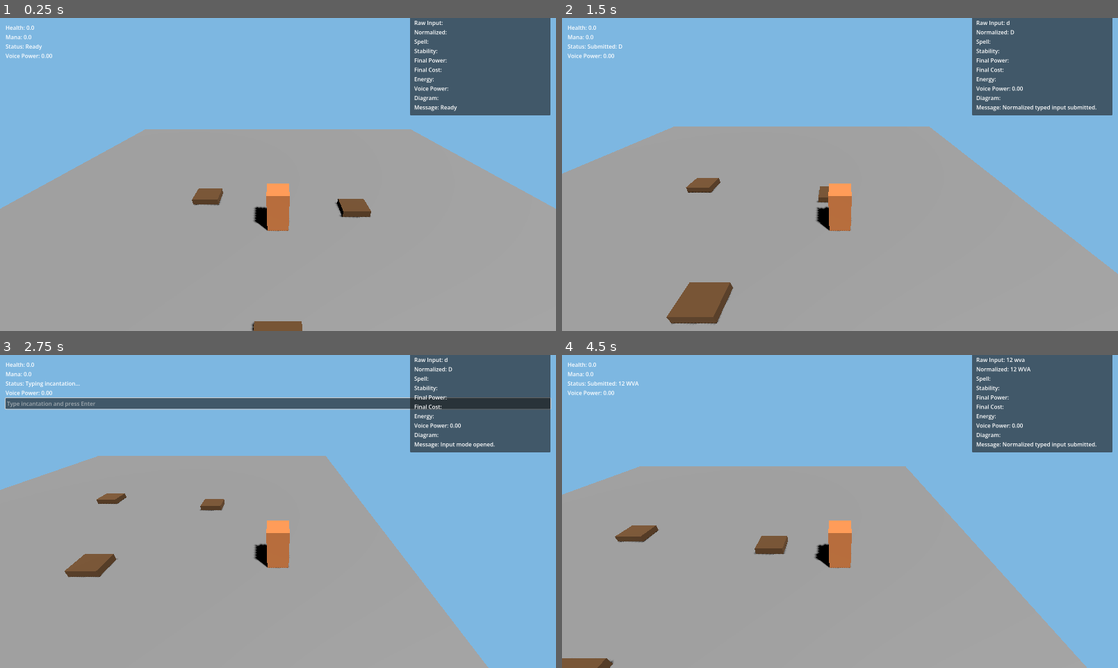
Above: before the commit, frames 1-4 (two rows, left to right).
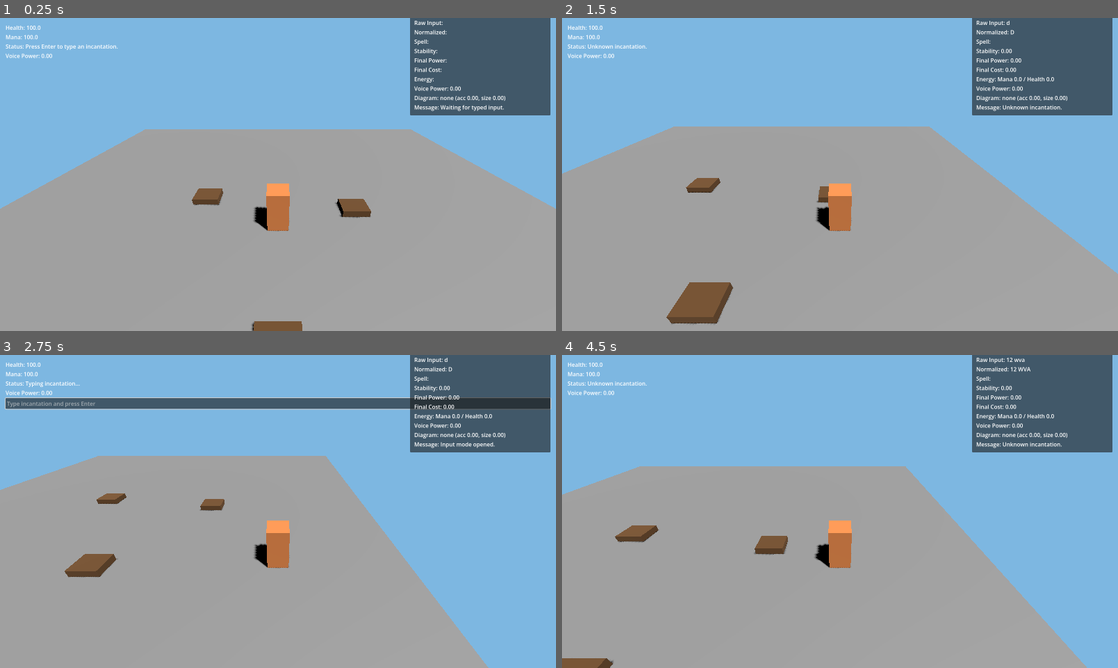
Above: after the commit, the same moments.

Repository: sh4d0w28/the-magic-engine
Game: Godot game, scene res://scenes/Main.tscn
Two runs of this game, one before a commit and one after it. Both use one fixed random seed, a clock stepped at 60 frames per second and the inputs below.
Inputs (mouse positions are in pixels of both pictures, inside the frame that each line leads up to):
- Up to frame 1 (0.25 s): no input
- Up to frame 2 (1.5 s): tap Enter at 0.5, 0.6 s; move the mouse to (962, 158) at 0.52 s; hold D 0.53-1.28 s; click (962, 158) at 0.67 s; move the mouse to (728, 190) at 1.27 s; hold S from 1.28 s (still down); tap V at 1.35 s
- Up to frame 3 (2.75 s): move the mouse to (333, 442) at 2.02 s; release S at 2.03 s; hold D from 2.03 s (still down); tap Enter at 2.1 s
- Up to frame 4 (4.5 s): release D at 2.75 s; click (840, 405) at 2.77 s; type "12" at 2.85 s; tap Space at 3.5 s; move the mouse to (812, 574) at 3.52 s; hold W 3.53-4.28 s; tap V at 3.6 s; click (812, 574) at 3.67 s; move the mouse to (1006, 558) at 4.27 s; hold A from 4.28 s (still down); tap Enter at 4.35 s

The runs differ from the first frame. In frame 1, 0.4% of the frame differs, in the area x 4-91%, y 2-30%; in frame 2, 0.5%; in frame 3, 0.3%; in frame 4, 0.5%, in the area x 4-97%, y 2-30%.
Error before the commit: Parse Error: Cannot infer the type of "missing_energy" variable because the value doesn't have a set type. (res://scripts/player/EnergySystem.gd:55)

Commit message:
fix: make project load cleanly in godot 4.6

Diff:
--- a/scripts/input/DiagramRecognizer.gd
+++ b/scripts/input/DiagramRecognizer.gd
@@ -1,10 +1,11 @@
 extends Node
+class_name DiagramRecognizer
 
 signal diagram_changed(diagram_result: Dictionary)
 
 var _is_drawing := false
 var _points: Array[Vector2] = []
-var _last_result := {
+var _last_result: Dictionary = {
 	"shape_type": "none",
 	"accuracy": 0.0,
 	"size": 0.0,
@@ -66,11 +67,11 @@
 		center += point
 
 	center /= float(_points.size())
-	var width := max_x - min_x
-	var height := max_y - min_y
-	var max_dimension := max(width, height)
-	var size := clamp(max_dimension / 300.0, 0.0, 1.0)
-	var closed := _points[0].distance_to(_points[_points.size() - 1]) <= max(20.0, max_dimension * 0.25)
+	var width: float = max_x - min_x
+	var height: float = max_y - min_y
+	var max_dimension: float = maxf(width, height)
+	var size: float = clampf(max_dimension / 300.0, 0.0, 1.0)
+	var closed: bool = _points[0].distance_to(_points[_points.size() - 1]) <= maxf(20.0, max_dimension * 0.25)
 
 	var radius_sum := 0.0
 	for point in _points:
@@ -80,7 +81,7 @@
 	var deviation_sum := 0.0
 	var central_point_count := 0
 	for point in _points:
-		var radius := point.distance_to(center)
+		var radius: float = point.distance_to(center)
 		deviation_sum += abs(radius - average_radius)
 		if radius <= average_radius * 0.35:
 			central_point_count += 1
@@ -88,8 +89,8 @@
 	if average_radius > 0.0:
 		radius_deviation = deviation_sum / float(_points.size()) / average_radius
 
-	var corner_count := _estimate_corner_count()
-	var central_ratio := float(central_point_count) / float(_points.size())
+	var corner_count: int = _estimate_corner_count()
+	var central_ratio: float = float(central_point_count) / float(_points.size())
 
 	if closed and central_ratio >= 0.12 and radius_deviation <= 0.55:
 		return {
@@ -129,12 +130,12 @@
 
 	var corner_count := 0
 	for index in range(2, _points.size() - 2, 3):
-		var previous_direction := (_points[index - 1] - _points[index - 2]).normalized()
-		var next_direction := (_points[index + 1] - _points[index]).normalized()
+		var previous_direction: Vector2 = (_points[index - 1] - _points[index - 2]).normalized()
+		var next_direction: Vector2 = (_points[index + 1] - _points[index]).normalized()
 		if previous_direction == Vector2.ZERO or next_direction == Vector2.ZERO:
 			continue
 
-		var turn_angle := abs(previous_direction.angle_to(next_direction))
+		var turn_angle: float = absf(previous_direction.angle_to(next_direction))
 		if turn_angle >= deg_to_rad(35.0):
 			corner_count += 1
 
--- a/scripts/input/InputController.gd
+++ b/scripts/input/InputController.gd
@@ -11,6 +11,10 @@
 	_hud.input_submitted.connect(_on_input_submitted)
 	_voice_power_tracker.voice_power_changed.connect(_on_voice_power_changed)
 	_diagram_recognizer.diagram_changed.connect(_on_diagram_changed)
+	call_deferred("_initialize_ui_state")
+
+
+func _initialize_ui_state() -> void:
 	_hud.set_status("Press Enter to type an incantation.")
 	_debug_panel.set_message("Waiting for typed input.")
 	_on_voice_power_changed(_voice_power_tracker.get_voice_power())
--- a/scripts/input/VoicePowerTracker.gd
+++ b/scripts/input/VoicePowerTracker.gd
@@ -1,4 +1,5 @@
 extends Node
+class_name VoicePowerTracker
 
 signal voice_power_changed(voice_power: float)
 
--- a/scripts/magic/MagicEngine.gd
+++ b/scripts/magic/MagicEngine.gd
@@ -13,7 +13,7 @@
 	if normalized_input.is_empty():
 		normalized_input = _spell_definitions.normalize_incantation(raw_input)
 
-	var spell_definition := _spell_definitions.get_spell_by_incantation(normalized_input)
+	var spell_definition: Dictionary = _spell_definitions.get_spell_by_incantation(normalized_input)
 	if spell_definition.is_empty():
 		return {
 			"success": false,
@@ -31,12 +31,12 @@
 	var diagram_type: String = str(request.get("diagram_type", ""))
 	var diagram_accuracy: float = float(request.get("diagram_accuracy", 0.0))
 	var diagram_size: float = float(request.get("diagram_size", 0.0))
-	var voice_power: float = clamp(float(request.get("voice_power", 0.0)), 0.0, 1.0)
+	var voice_power: float = clampf(float(request.get("voice_power", 0.0)), 0.0, 1.0)
 
-	var incantation_score := 1.0
-	var stability := _calculate_stability(spell_definition, incantation_score, diagram_type, diagram_accuracy)
-	var final_power := clamp(1.0 + voice_power + diagram_size, 1.0, 3.0)
-	var final_cost := float(spell_definition.get("base_cost", 0.0)) * final_power
+	var incantation_score: float = 1.0
+	var stability: float = _calculate_stability(spell_definition, incantation_score, diagram_type, diagram_accuracy)
+	var final_power: float = clampf(1.0 + voice_power + diagram_size, 1.0, 3.0)
+	var final_cost: float = float(spell_definition.get("base_cost", 0.0)) * final_power
 
 	if stability < 0.5:
 		return {
@@ -53,7 +53,7 @@
 		}
 
 	var caster: Node = request.get("caster")
-	var payment_result := caster.get_energy_system().pay_energy_cost(final_cost)
+	var payment_result: Dictionary = caster.get_energy_system().pay_energy_cost(final_cost)
 	if not payment_result.get("success", false):
 		return {
 			"success": false,
@@ -87,7 +87,7 @@
 		return incantation_score
 
 	var required_diagram: String = str(spell_definition.get("diagram", ""))
-	var diagram_score := diagram_accuracy
+	var diagram_score: float = diagram_accuracy
 	if diagram_type != required_diagram:
 		diagram_score *= 0.25
 
--- a/scripts/magic/SpellManager.gd
+++ b/scripts/magic/SpellManager.gd
@@ -20,7 +20,7 @@
 
 
 func submit_typed_incantation(raw_input: String, normalized_input: String) -> void:
-	var diagram_result := _diagram_recognizer.get_diagram_result()
+	var diagram_result: Dictionary = _diagram_recognizer.get_diagram_result()
 	var request := {
 		"caster": _player,
 		"raw_input": raw_input,
@@ -43,7 +43,7 @@
 
 
 func _spawn_success_effect(result: Dictionary, request: Dictionary) -> void:
-	var spell_definition := _spell_definitions.get_spell_by_incantation(str(result.get("normalized_input", "")))
+	var spell_definition: Dictionary = _spell_definitions.get_spell_by_incantation(str(result.get("normalized_input", "")))
 	match str(result.get("spell_id", "")):
 		"spark":
 			var spark = _spark_scene.instantiate()
--- a/scripts/player/EnergySystem.gd
+++ b/scripts/player/EnergySystem.gd
@@ -1,4 +1,5 @@
 extends Node
+class_name EnergySystem
 
 signal changed(health: float, mana: float)
 
@@ -24,14 +25,14 @@
 
 
 func spend_mana(amount: float) -> float:
-	var mana_spent := min(mana, max(amount, 0.0))
+	var mana_spent: float = minf(mana, maxf(amount, 0.0))
 	mana -= mana_spent
 	_emit_changed()
 	return mana_spent
 
 
 func drain_health(amount: float) -> bool:
-	var requested_amount := max(amount, 0.0)
+	var requested_amount: float = maxf(amount, 0.0)
 	if health - requested_amount < 1.0:
 		return false
 
@@ -50,9 +51,9 @@
 
 
 func pay_energy_cost(required_energy: float) -> Dictionary:
-	var target_cost := max(required_energy, 0.0)
-	var mana_spent := min(mana, target_cost)
-	var missing_energy := target_cost - mana_spent
+	var target_cost: float = maxf(required_energy, 0.0)
+	var mana_spent: float = minf(mana, target_cost)
+	var missing_energy: float = target_cost - mana_spent
 
 	if missing_energy > 0.0 and health - missing_energy < 1.0:
 		return {
@@ -66,7 +67,7 @@
 	if mana_spent > 0.0:
 		mana -= mana_spent
 
-	var health_spent := 0.0
+	var health_spent: float = 0.0
 	if missing_energy > 0.0:
 		health -= missing_energy
 		health_spent = missing_energy
